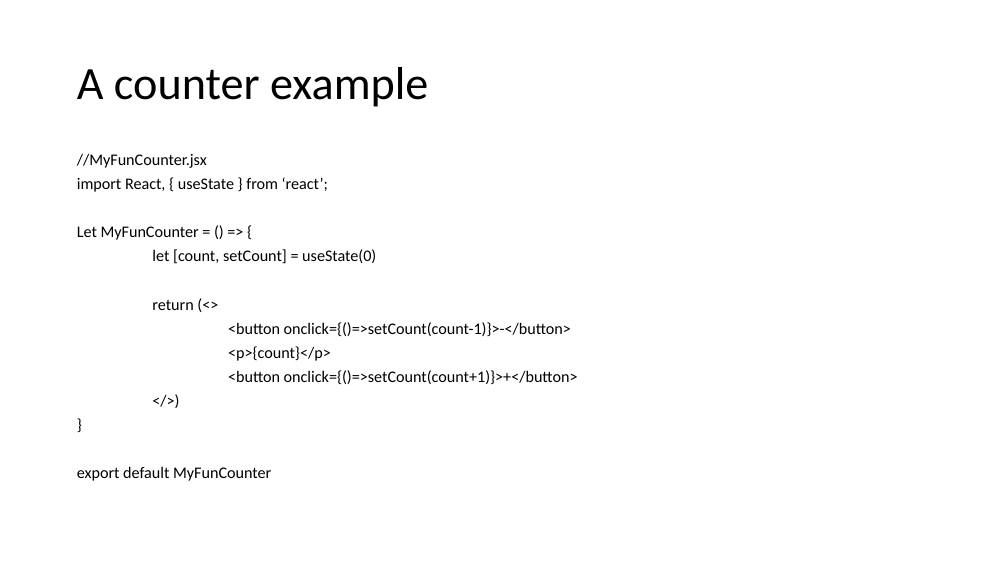
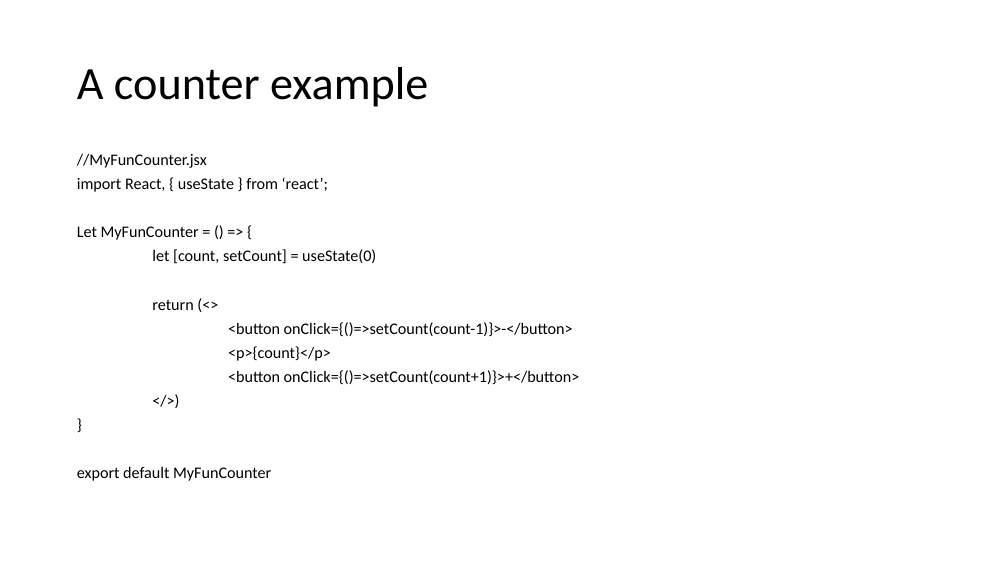
Before and after one commit to JakeTrevor/react-demo, a slide deck: slide 18 of react.pptx (slide 14 before the commit). Drawn at 1008x567 pixels with LibreOffice and Linux fonts; fonts in the diff are those of the drawing. Boxes give left, top, right and bottom in pixels: in the first picture for what was removed or moved away, otherwise in the second. Text is boxed around its words. In the diff, an @@ line names an element or a change of style, - is before the commit and + after.

```diff
--- a/react.pptx
+++ b/react.pptx
@@ text at (228,322,573,337): text changed @@
-<button onclick={()=>setCount(count-1)}>-</button>
+<button onClick={()=>setCount(count-1)}>-</button>
@@ text at (228,370,580,385): text changed @@
-<button onclick={()=>setCount(count+1)}>+</button>
+<button onClick={()=>setCount(count+1)}>+</button>
```
Also in this commit, not shown: 3 other slides changed, 14 slides added.
